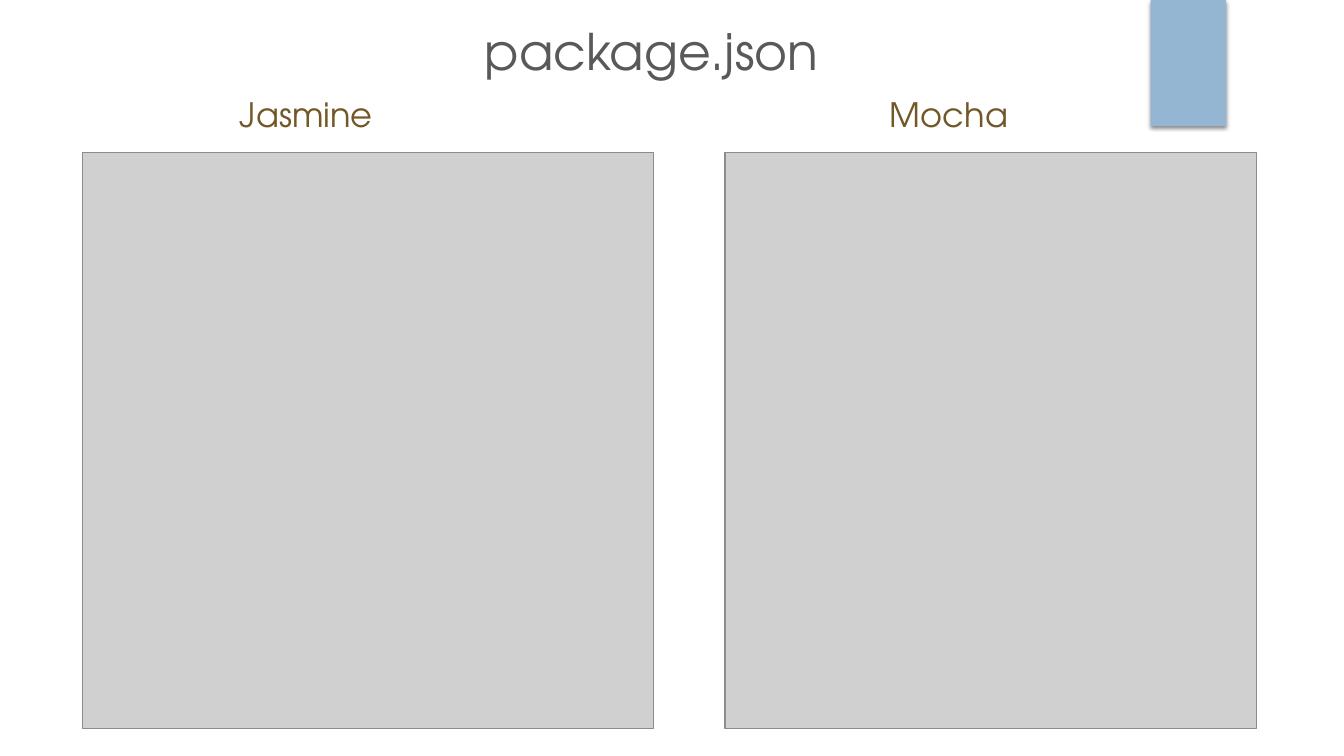
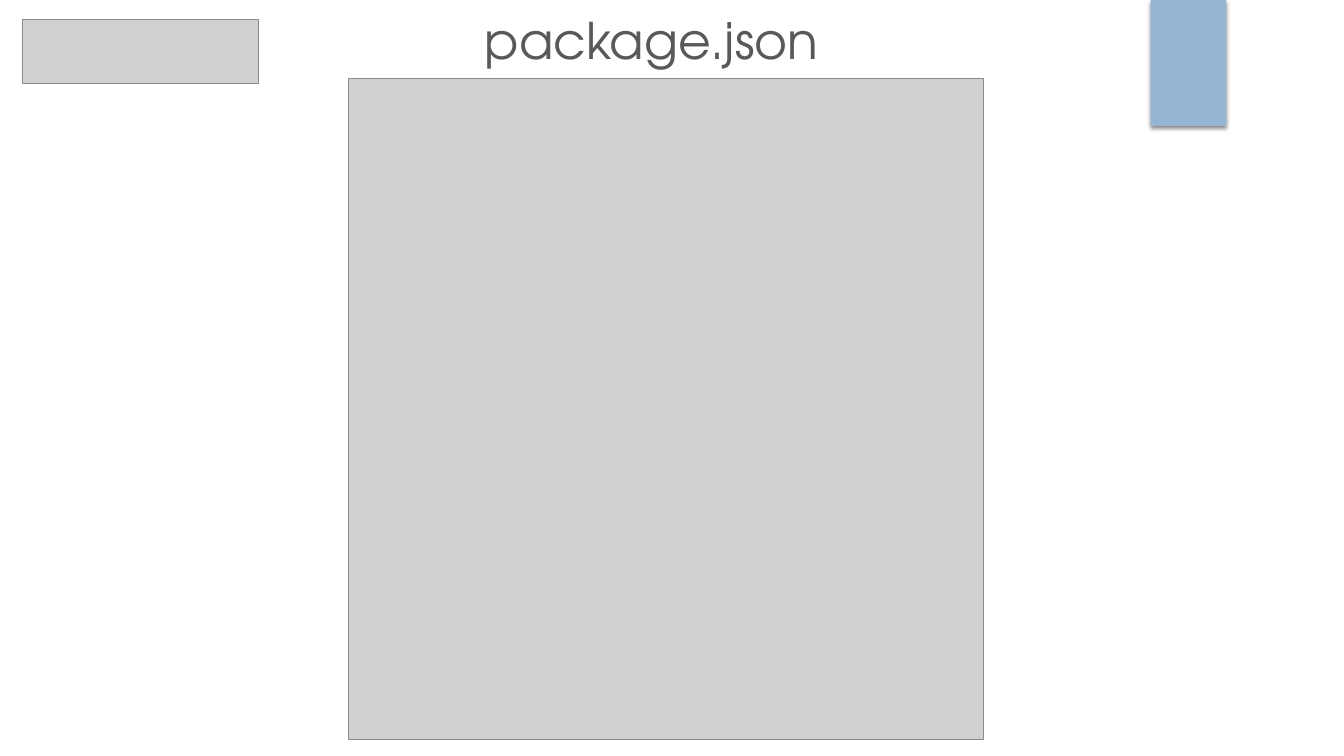
Before and after one commit to vhristov97/Prezentacija, a slide deck: slide 14 of UnitTestingFrameworks_VH_JN.pptx. Drawn at 1344x756 pixels with LibreOffice and Linux fonts; fonts in the diff are those of the drawing; grey boxes stand for pictures. Boxes give left, top, right and bottom in pixels: in the first picture for what was removed or moved away, otherwise in the second. Text is boxed around its words. In the diff, an @@ line names an element or a change of style, - is before the commit and + after.

```diff
--- a/UnitTestingFrameworks_VH_JN.pptx
+++ b/UnitTestingFrameworks_VH_JN.pptx
@@ picture added at (22,19,258,84) @@
@@ title "package.json" rewrapped from (485,32,819,81) to (485,21,819,83) @@
@@ picture added at (349,78,984,739) @@
@@ text removed at (240,102,373,128) @@
-Jasmine
@@ text removed at (890,102,1008,128) @@
-Mocha
@@ picture removed at (83,152,653,729) @@
@@ picture removed at (725,152,1256,729) @@
```
Also in this commit, not shown: 12 other slides changed.
